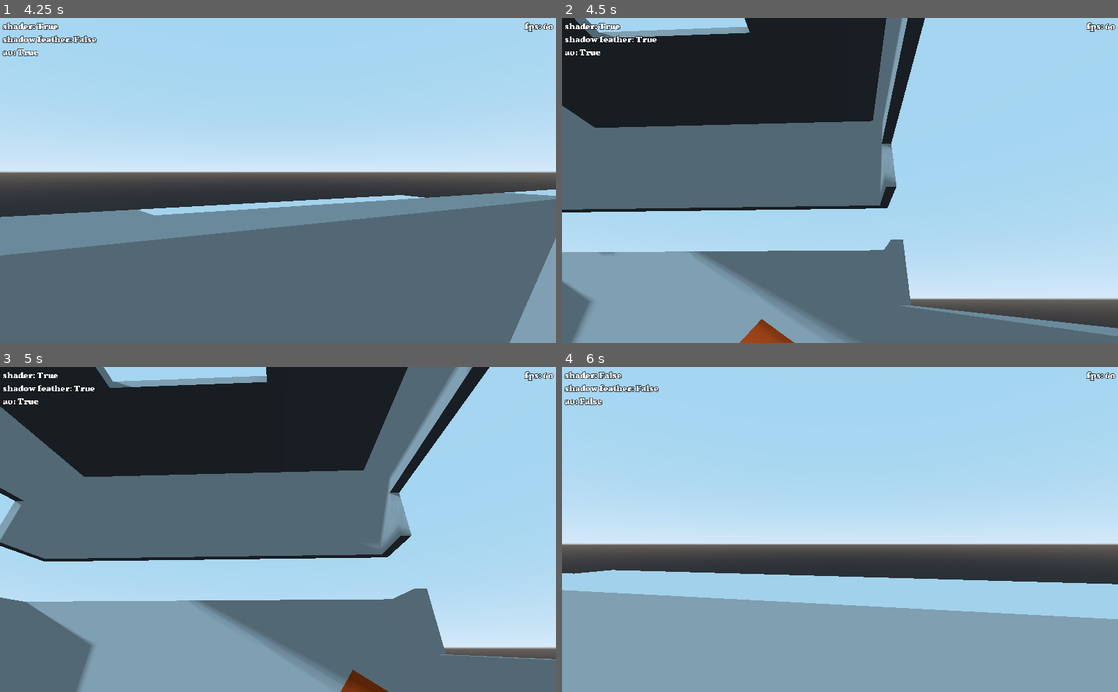
Above: before the commit, frames 1-4 (two rows, left to right).
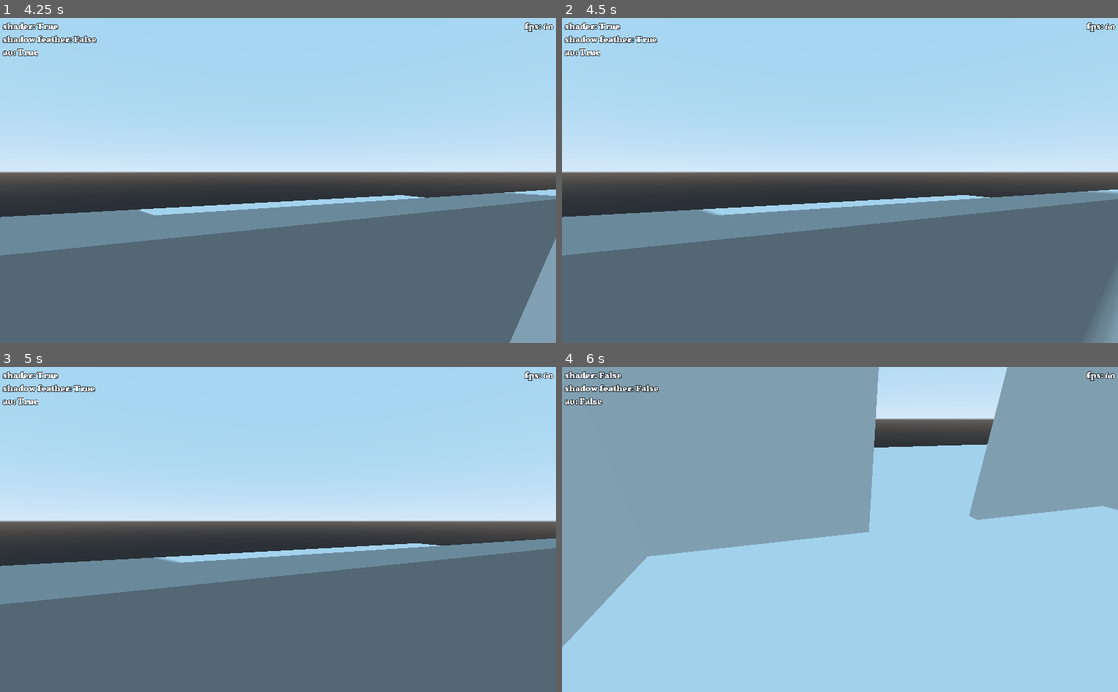
Above: after the commit, the same moments.

Repository: Eptwalabha/shadow-sdf-godot
Game: Godot game, scene res://scenes/Level.tscn
The game is run twice, just before and just after one commit, with the same random seed, the same clock (stepped at 60 frames per second) and the same inputs.
Inputs (mouse positions are in pixels of both pictures, inside the frame that each line leads up to):
- Up to frame 1 (4.25 s): move the mouse to (305, 180) at 0.52 s; hold Up (move_forward) from 0.53 s (still down); tap Keypad 3 (toggle_ao) at 0.6, 2.85 s; click (305, 180) at 0.67 s; move the mouse to (250, 180) at 1.27 s; tap Keypad 1 (toggle_shader) at 1.35, 3.6 s; click (250, 180) at 1.42 s; move the mouse to (289, 174) at 2.02 s; tap Keypad 2 (toggle_shadow_feather) at 2.1 s; click (289, 174) at 2.17 s; tap Enter at 2.75 s; move the mouse to (272, 187) at 2.77 s; click (272, 187) at 2.92 s; tap Space at 3.5 s; move the mouse to (316, 183) at 3.52 s; click (316, 183) at 3.67 s; tap Escape (ui_cancel) at 4.15 s
- Up to frame 2 (4.5 s): move the mouse to (673, 131) at 4.27 s; release Up (move_forward) at 4.28 s; hold Left (move_left) from 4.28 s (still down); tap Keypad 2 (toggle_shadow_feather) at 4.35 s; click (673, 131) at 4.42 s
- Up to frame 3 (5 s): keep holding Left (move_left)
- Up to frame 4 (6 s): move the mouse to (845, 529) at 5.02 s; release Left (move_left) at 5.03 s; hold Up (move_forward) 5.03-5.78 s; tap Keypad 3 (toggle_ao) at 5.1 s; click (845, 529) at 5.17 s; move the mouse to (817, 523) at 5.77 s; hold Right (move_right) from 5.78 s (still down); tap Keypad 1 (toggle_shader) at 5.85 s; click (817, 523) at 5.92 s

Frame 1 is identical in both runs. In frame 2, 74% of the frame differs, in the area x 0-100%, y 0-100%; in frame 3, 77%; in frame 4, 85%.

Commit message:
freez camera's rotation when mouse's released

Diff:
--- a/scenes/Level.gd
+++ b/scenes/Level.gd
@@ -15,8 +15,10 @@
 	if Input.is_action_just_pressed("ui_cancel"):
 		if Input.get_mouse_mode() == Input.MOUSE_MODE_VISIBLE:
 			get_tree().quit()
+		player.head_locked = true
 		Input.set_mouse_mode(Input.MOUSE_MODE_VISIBLE)
 	if Input.is_mouse_button_pressed(BUTTON_LEFT):
+		player.head_locked = false
 		Input.set_mouse_mode(Input.MOUSE_MODE_CAPTURED)
 
 	if Input.is_action_just_pressed("toggle_shader"):
--- a/scenes/player/FPSPlayer.gd
+++ b/scenes/player/FPSPlayer.gd
@@ -13,6 +13,7 @@
 var velocity = Vector3()
 var gravity_vector : Vector3 = Vector3.ZERO
 var has_control : bool = true
+var head_locked : bool = false
 var camera_angle : float = 0.0
 var mouse_sensitivity : float = -.3
 
@@ -37,7 +38,7 @@
 	gravity_vector = Vector3.ZERO
 
 func _input(event: InputEvent) -> void:
-	if event is InputEventMouseMotion:
+	if not head_locked and event is InputEventMouseMotion:
 		head.rotate_y(deg2rad(event.relative.x * mouse_sensitivity))
 
 		var change = event.relative.y * mouse_sensitivity
